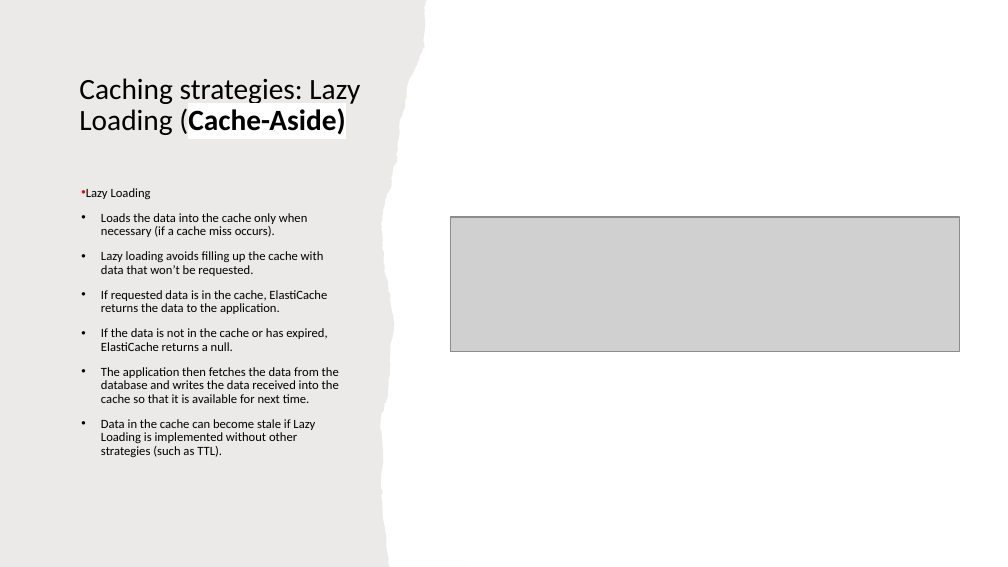
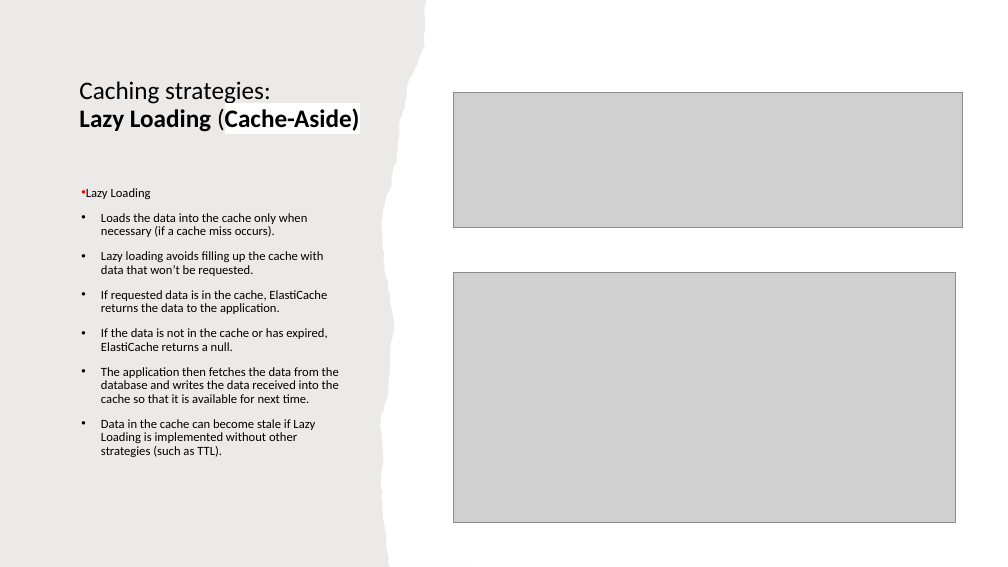
Before and after one commit to IlyaChakun/aws-iba-courses, a slide deck: slide 11 of lecture-materials/Databases/elastiCache/elastiCache.pptx (slide 9 before the commit). Drawn at 1008x567 pixels with LibreOffice and Linux fonts; fonts in the diff are those of the drawing; grey boxes stand for pictures. Boxes give left, top, right and bottom in pixels: in the first picture for what was removed or moved away, otherwise in the second. Text is boxed around its words. In the diff, an @@ line names an element or a change of style, - is before the commit and + after.

```diff
--- a/lecture-materials/Databases/elastiCache/elastiCache.pptx
+++ b/lecture-materials/Databases/elastiCache/elastiCache.pptx
@@ title "Caching strategies: Lazy Loading (Cache-Aside)" at box(79, 81, 359, 132): size 21 to 18 pt; bold on in "Lazy Loading" @@
@@ picture: place and size @@
-picture at box(451, 217, 960, 352)
+picture at box(454, 93, 963, 228)
@@ picture added at box(454, 272, 956, 522) @@
```
Also in this commit, not shown: 4 other slides changed, 8 slides added, 3 slides removed, 14 other files.
